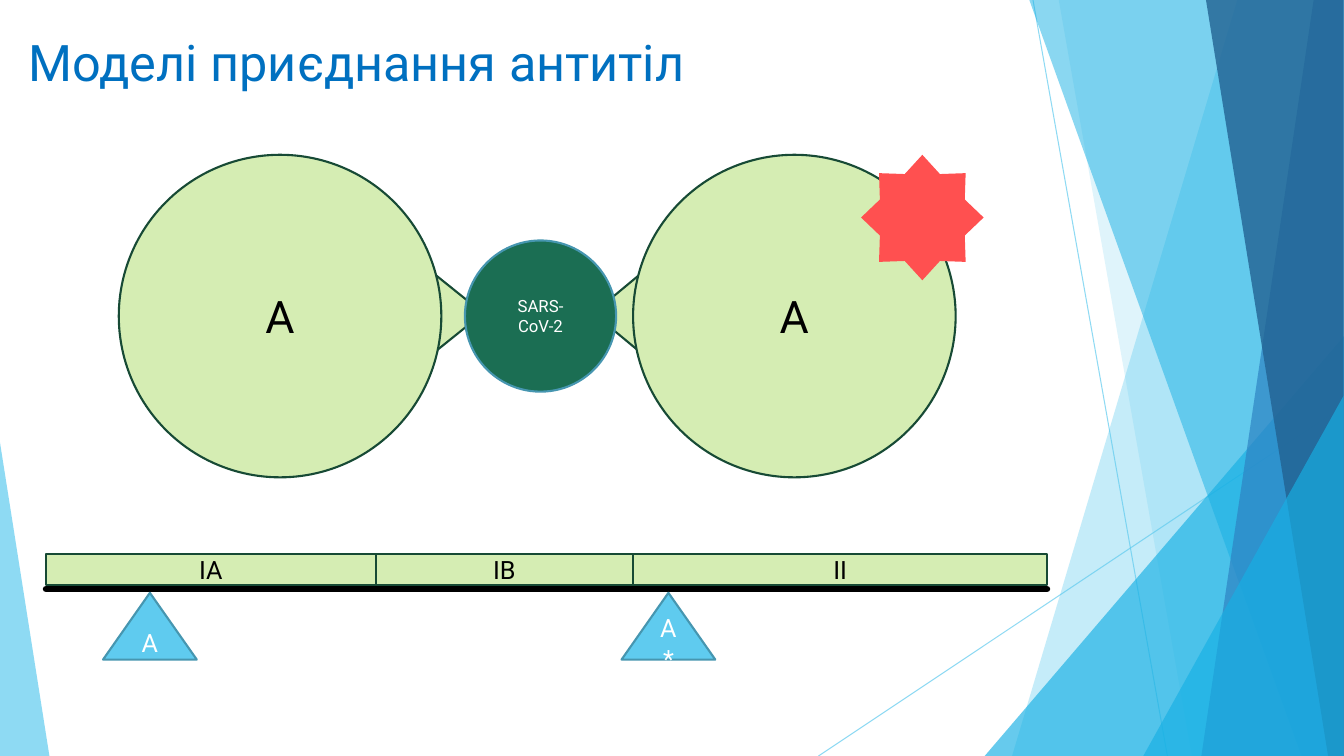
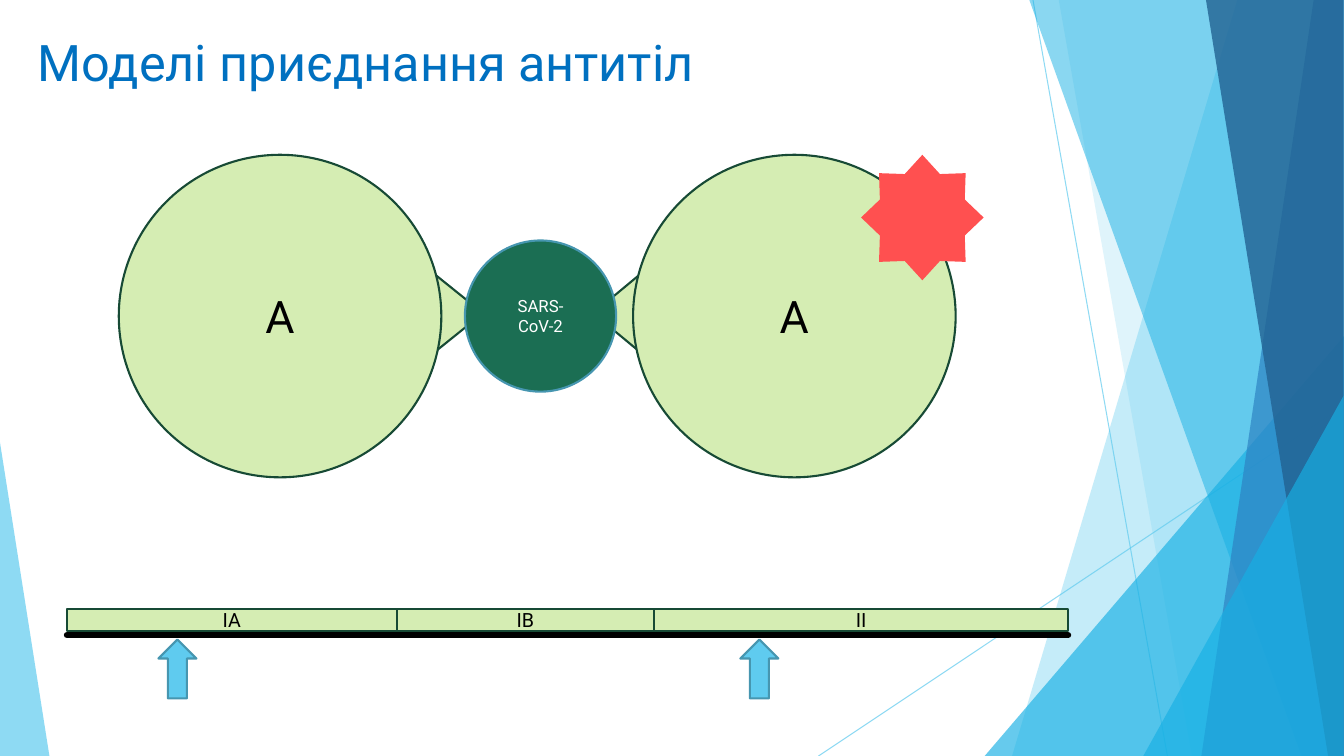
Before and after one commit to zelo2000/Xema, a slide deck: slide 2 of Documents/Зелінський_Олександр.pptx. Drawn at 1344x756 pixels with LibreOffice and Linux fonts; fonts in the diff are those of the drawing. Boxes give left, top, right and bottom in pixels: in the first picture for what was removed or moved away, otherwise in the second. Text is boxed around its words. In the diff, an @@ line names an element or a change of style, - is before the commit and + after.

```diff
--- a/Documents/Зелінський_Олександр.pptx
+++ b/Documents/Зелінський_Олександр.pptx
@@ text "Моделі приєднання антитіл" moved from (x1=29, y1=44, x2=684, y2=92) to (x1=38, y1=44, x2=693, y2=92) @@
@@ triangle removed at (x1=103, y1=593, x2=197, y2=659) @@
-A
@@ triangle removed at (x1=622, y1=593, x2=716, y2=659) @@
-A*
@@ rectangle "IA" resized from (x1=46, y1=555, x2=376, y2=585) to (x1=67, y1=609, x2=396, y2=631) @@
@@ size 18 to 14 pt in 3 elements at (x1=67, y1=609, x2=396, y2=631), (x1=654, y1=609, x2=1069, y2=631), (x1=397, y1=609, x2=654, y2=631) @@
@@ rectangle "IB" resized from (x1=376, y1=555, x2=633, y2=585) to (x1=397, y1=609, x2=654, y2=631) @@
@@ rectangle "II" resized from (x1=633, y1=555, x2=1048, y2=585) to (x1=654, y1=609, x2=1069, y2=631) @@
@@ line moved from (46, 589) - (1048, 589) to (67, 635) - (1069, 635) @@
@@ up arrow added at (x1=158, y1=639, x2=197, y2=698), fill #5FCBEF, outline #4696B1 1.5 pt @@
@@ up arrow added at (x1=740, y1=639, x2=778, y2=698), fill #5FCBEF, outline #4696B1 1.5 pt @@
```
Also in this commit, not shown: 10 other slides changed, 3 slides added, 2 slides removed, 5 other files.
